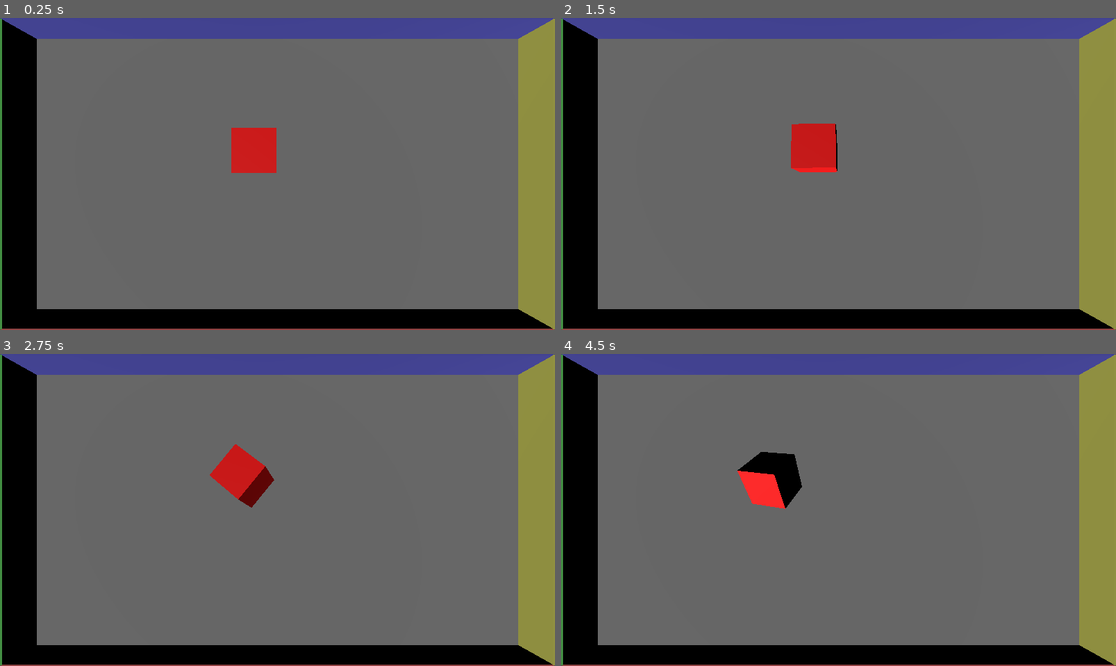
Above: before the commit, frames 1-4 (two rows, left to right).
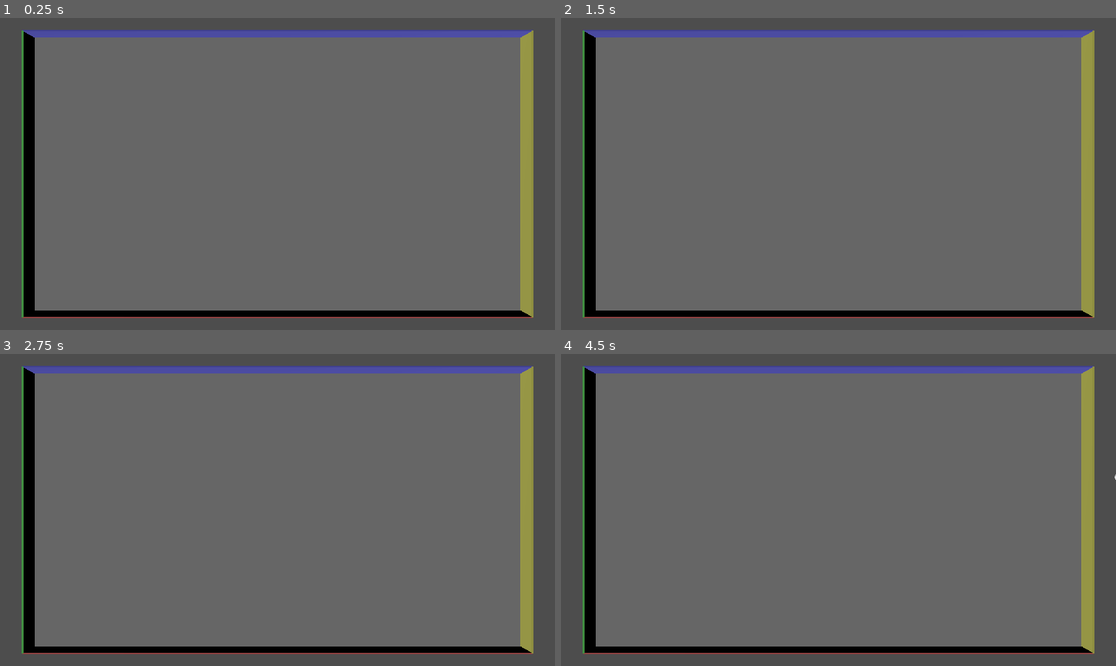
Above: after the commit, the same moments.

Repository: Beezui/trae_godot_dice
Game: Godot game, scene res://scenes/dice_demo_simple_final.tscn
The game is run twice, just before and just after one commit, with the same random seed, the same clock (stepped at 60 frames per second) and the same inputs.
Inputs:
- Up to frame 1 (0.25 s): no input
- Up to frame 2 (1.5 s): tap Enter (ui_accept) at 0.5, 1.35 s; hold Enter (ui_accept) 0.53-1.28 s; tap R at 0.6 s
- Up to frame 3 (2.75 s): tap Enter (ui_accept) at 1.52, 1.82 s; tap R at 1.55, 2.1 s; hold Enter (ui_accept) from 2.03 s (still down)
- Up to frame 4 (4.5 s): release Enter (ui_accept) at 2.78 s; tap Space at 2.85 s; tap Enter (ui_accept) at 3.02, 3.32, 4.35 s; tap R at 3.05, 3.6 s; hold Enter (ui_accept) 3.53-4.28 s

The runs differ from the first frame. In frame 1, 18% of the frame differs, in the area x 0-100%, y 0-100%; in frame 2, 18%; in frame 3, 18%; in frame 4, 18%.

Commit message:
同步当前代码更改

Diff:
--- a/scenes/dice_6.gd
+++ b/scenes/dice_6.gd
@@ -56,27 +56,111 @@
 	result_control_timer.timeout.connect(_on_result_control_timeout)
 	add_child(result_control_timer)
 
-	# 创建网格
+	# 初始化骰子模型
+	init_dice_model()
+
+	print("Dice initialization complete")
+
+	# 连接碰撞信号
+	body_entered.connect(_on_body_entered)
+	body_exited.connect(_on_body_exited)
+
+func init_dice_model():
+	# 检查网格实例是否存在
 	var mesh_instance = $MeshInstance3D
 	if mesh_instance:
 		print("MeshInstance3D found: ", mesh_instance.name)
-		# 直接使用默认立方体，确保骰子可见
-		var cube_mesh = BoxMesh.new()
-		cube_mesh.size = Vector3(1, 1, 1)
-		mesh_instance.mesh = cube_mesh
-		print("Default cube mesh created")
-
-		# 创建材质
-		var material = StandardMaterial3D.new()
-		material.albedo_color = Color(1, 0, 0, 1)  # 使用红色，确保可见
-		material.roughness = 0.8
-		mesh_instance.material_override = material
-		print("Material assigned to cube")
-	print("Dice initialization complete")
-
-	# 连接碰撞信号
-	body_entered.connect(_on_body_entered)
-	body_exited.connect(_on_body_exited)
+
+		# 检查是否有有效的mesh
+		if mesh_instance.mesh:
+			print("Using imported dice model")
+			# 缩放模型以适应场景
+			mesh_instance.scale = Vector3(1, 1, 1)
+		else:
+			print("No mesh found, trying to load model")
+			# 尝试加载模型
+			load_dice_model(mesh_instance)
+	else:
+		print("MeshInstance3D not found, creating fallback")
+		# 创建备用网格实例
+		create_fallback_mesh()
+
+func load_dice_model(mesh_instance):
+	# 尝试加载GLTF模型
+	var model_path = "res://models/dice_smooth.gltf"
+	var model_resource = load(model_path)
+
+	if model_resource:
+		print("Model resource loaded: ", model_path)
+		# 实例化模型
+		var model_instance = model_resource.instantiate()
+
+		if model_instance:
+			print("Model instantiated successfully")
+			# 直接检查模型实例是否有mesh属性（因为GLTF根节点就是MeshInstance3D）
+			if model_instance.has_method("get_mesh") and model_instance.mesh:
+				mesh_instance.mesh = model_instance.mesh
+				# 缩放模型以适应场景
+				mesh_instance.scale = Vector3(1, 1, 1)
+				print("Model mesh assigned from root node")
+			else:
+				# 如果根节点没有mesh，尝试遍历所有子节点
+				var children = model_instance.get_children()
+				var mesh_found = false
+
+				for child in children:
+					if child.has_method("get_mesh") and child.mesh:
+						mesh_instance.mesh = child.mesh
+						mesh_instance.scale = Vector3(1, 1, 1)
+						mesh_found = true
+						print("Model mesh assigned from child node")
+						break
+					# 递归检查子节点
+					var grand_children = child.get_children()
+					for grand_child in grand_children:
+						if grand_child.has_method("get_mesh") and grand_child.mesh:
+							mesh_instance.mesh = grand_child.mesh
+							mesh_instance.scale = Vector3(1, 1, 1)
+							mesh_found = true
+							print("Model mesh assigned from grandchild node")
+							break
+						if mesh_found:
+							break
+					if mesh_found:
+						break
+
+				if not mesh_found:
+					print("No mesh found in model, creating fallback")
+					create_fallback_mesh()
+			# 清理临时实例
+			model_instance.queue_free()
+		else:
+			print("Failed to instantiate model, creating fallback")
+			create_fallback_mesh()
+	else:
+		print("Failed to load model resource, creating fallback")
+		create_fallback_mesh()
+
+func create_fallback_mesh():
+	# 创建备用立方体网格
+	var mesh_instance = $MeshInstance3D
+	if not mesh_instance:
+		mesh_instance = MeshInstance3D.new()
+		mesh_instance.name = "MeshInstance3D"
+		add_child(mesh_instance)
+
+	# 创建默认立方体
+	var cube_mesh = BoxMesh.new()
+	cube_mesh.size = Vector3(1, 1, 1)
+	mesh_instance.mesh = cube_mesh
+
+	# 创建材质
+	var material = StandardMaterial3D.new()
+	material.albedo_color = Color(1, 1, 1, 1)  # 使用白色，确保可见
+	material.roughness = 0.8
+	mesh_instance.material_override = material
+
+	print("Fallback cube mesh created")
 
 func roll(force: Vector3):
 	# 恢复重力影响
@@ -216,7 +300,7 @@
 		elif body is StaticBody3D:
 			print("Collided with scene object: ", body.name)
 
-func _on_body_exited(body):
+func _on_body_exited(_body):
 	if is_rolling:
 		collision_count = max(0, collision_count - 1)
 
--- a/scenes/dice_6.tscn
+++ b/scenes/dice_6.tscn
@@ -1,6 +1,7 @@
 [gd_scene format=3 uid="uid://c2x0x5e4k0q9g"]
 
 [ext_resource type="Script" path="res://scenes/dice_6.gd" id="1_1022k"]
+[ext_resource type="Mesh" path="res://models/dice_smooth.gltf" id="2_3k4j5"]
 
 [node name="Dice6" type="RigidBody3D"]
 script = ExtResource("1_1022k")
@@ -11,10 +12,8 @@
 [node name="CollisionShape3D" type="CollisionShape3D" parent="."]
 
 [node name="MeshInstance3D" type="MeshInstance3D" parent="."]
-
-[node name="BoxMesh" type="BoxMesh" parent="MeshInstance3D"]
-size = Vector3(1, 1, 1)
+mesh = ExtResource("2_3k4j5")
 
 [node name="StandardMaterial3D" type="StandardMaterial3D" parent="MeshInstance3D"]
-albedo_color = Color(1, 0, 0, 1)
+albedo_color = Color(1, 1, 1, 1)
 roughness = 0.8
--- a/scenes/dice_demo_script.gd
+++ b/scenes/dice_demo_script.gd
@@ -16,25 +16,29 @@
 var base_height = 9.0   # 基础高度（屏幕左侧墙体长度）
 
 func _ready():
-	# 确保相机正确指向原点
+	# 调整摄像机位置和FOV，使其拉远并更接近2D效果
 	if camera:
+		# 设置摄像机位置，进一步拉远以看到墙体
+		camera.position = Vector3(0, 30, 0)  # 进一步拉远摄像机
+		# 保持当前FOV设置
+		camera.fov = 30.0  # 保持当前FOV值
+		# 确保相机正确指向原点
 		camera.look_at_from_position(camera.position, Vector3(0, 0, 0), Vector3(0, 1, 0))
 
 	# 确保光照正确指向原点
 	if light:
 		light.look_at_from_position(light.position, Vector3(0, 0, 0), Vector3(0, 1, 0))
 
-	# 获取窗口比例并调整沙盘尺寸
+	# 获取窗口比例并调整沙盘尺寸，保持16:9比例
 	var window_size = DisplayServer.window_get_size()
 	var window_ratio = float(window_size.x) / float(window_size.y)
 	print("窗口尺寸: %s, 比例: %.2f" % [window_size, window_ratio])
 
-	# 根据窗口比例调整尺寸
-	# 确保蓝色墙体（屏幕上方）长度：绿色墙体（屏幕左侧）长度 = 屏幕宽：屏幕高
+	# 计算基础尺寸，保持16:9比例
+	var base_ratio = 16.0 / 9.0
 	var sandbox_width = base_width  # 对应绿色墙体长度（屏幕左侧）
-	var sandbox_height = base_width * window_ratio  # 对应蓝色墙体长度（屏幕上方）
-	print("调整后沙盘尺寸 - 宽度: %.2f, 高度: %.2f" % [sandbox_width, sandbox_height])
-	print("蓝色墙体长度: %.2f, 绿色墙体长度: %.2f, 比例: %.2f" % [sandbox_height, sandbox_width, sandbox_height / sandbox_width])
+	var sandbox_height = sandbox_width * base_ratio  # 对应蓝色墙体长度（屏幕上方），保持16:9比例
+	print("调整后沙盘尺寸 - 宽度: %.2f, 高度: %.2f, 比例: %.2f" % [sandbox_width, sandbox_height, sandbox_height / sandbox_width])
 
 	# 创建沙盘碰撞形状和网格
 	if sandbox:
@@ -144,7 +148,8 @@
 
 		# 调整骰子初始位置（保持在沙盒内）
 		if dice:
-			dice.position = Vector3(0, 3, 0)  # 屏幕中央位置
+			# 设置初始位置（水平中间，靠近下方墙体）
+			dice.position = Vector3(0, 3, -sandbox_height/2 + 0.5)  # 水平中间，靠近下方墙体（南墙）
 
 	# 设置物理世界
 	# 暂时注释掉，使用默认重力
@@ -164,14 +169,14 @@
 	start_timer.start()
 
 func start_demo():
-	# 设置骰子初始状态：在屏幕中央
+	# 设置骰子初始状态：靠近下方墙体，水平方向屏幕中间
 	if dice:
-		# 获取窗口比例并计算沙盘高度
-		var window_size = DisplayServer.window_get_size()
-		var window_ratio = float(window_size.x) / float(window_size.y)
-		var sandbox_height = base_width * window_ratio  # 对应蓝色墙体长度
-		# 设置初始位置（屏幕中央）
-		dice.position = Vector3(0, 3, 0)  # 屏幕中央位置
+		# 计算16:9比例的沙盘高度
+		var base_ratio = 16.0 / 9.0
+		var sandbox_width = base_width  # 对应绿色墙体长度（屏幕左侧）
+		var sandbox_height = base_width * base_ratio  # 对应蓝色墙体长度，保持16:9比例
+		# 设置初始位置（水平中间，靠近下方墙体）
+		dice.position = Vector3(0, 3, -sandbox_height/2 + 0.5)  # 水平中间，靠近下方墙体（南墙）
 		dice.rotation = Vector3()
 
 	# 取消自动投掷计时器
@@ -193,20 +198,20 @@
 		print("Dice node type:", dice.get_class())
 		return
 
-	# 获取窗口比例并计算沙盘高度
-	var window_size = DisplayServer.window_get_size()
-	var window_ratio = float(window_size.x) / float(window_size.y)
-	var sandbox_height = base_width * window_ratio  # 对应蓝色墙体长度
+	# 计算16:9比例的沙盘高度
+	var base_ratio = 16.0 / 9.0
+	var sandbox_width = base_width  # 对应绿色墙体长度（屏幕左侧）
+	var sandbox_height = base_width * base_ratio  # 对应蓝色墙体长度，保持16:9比例
 
 	# 重置骰子位置（离地面5个骰子高度）
-	dice.position = Vector3(0, 5, -sandbox_height/2 + 0.5)  # x轴中间，z轴靠近屏幕下方的黄墙（东墙）
+	dice.position = Vector3(0, 5, -sandbox_height/2 + 0.5)  # 水平中间，靠近下方墙体（南墙）
 	dice.rotation = Vector3()
 
-	# 生成随机投掷力，朝向屏幕上方的绿墙（西墙）
+	# 生成随机投掷力，朝向屏幕上方的北墙
 	var force = Vector3(
 		randf_range(-2, 2),  # 较小的X方向随机力
 		randf_range(5, 7.5),  # 向上的力
-		randf_range(5, 10)     # 朝向屏幕上方的力（Z正方向）
+		randf_range(-10, -5)     # 朝向屏幕上方的力（X负方向，北墙方向）
 	)
 
 	# 投掷骰子
@@ -223,13 +228,13 @@
 		print("Error: Dice node does not have roll method")
 		return
 
-	# 获取窗口比例并计算沙盘高度
-	var window_size = DisplayServer.window_get_size()
-	var window_ratio = float(window_size.x) / float(window_size.y)
-	var sandbox_height = base_width * window_ratio  # 对应蓝色墙体长度
+	# 计算16:9比例的沙盘高度
+	var base_ratio = 16.0 / 9.0
+	var sandbox_width = base_width  # 对应绿色墙体长度（屏幕左侧）
+	var sandbox_height = base_width * base_ratio  # 对应蓝色墙体长度，保持16:9比例
 
 	# 重置骰子位置（离地面5个骰子高度）
-	dice.position = Vector3(0, 5, -sandbox_height/2 + 0.5)  # x轴中间，z轴靠近屏幕下方的黄墙（东墙）
+	dice.position = Vector3(0, 5, -sandbox_height/2 + 0.5)  # 水平中间，靠近下方墙体（南墙）
 	dice.rotation = Vector3()
 
 	# 根据蓄力时间计算投掷力度
@@ -239,9 +244,9 @@
 	# 生成朝向屏幕上方的力，角度在-45到45度之间
 	var angle = deg_to_rad(randf_range(-45, 45))
 	var force = Vector3(
-		sin(angle),  # X方向随角度变化
+		-1.0,  # 朝向屏幕上方的X负方向（北墙方向）
 		0.5,  # 固定的向上力
-		1.0   # 朝向屏幕上方的Z正方向
+		sin(angle)   # Z方向随角度变化
 	).normalized() * force_magnitude
 
 	# 投掷骰子
@@ -302,12 +307,12 @@
 func reset_dice():
 	# 重置骰子到初始状态
 	if dice:
-		# 获取窗口比例并计算沙盘高度
-		var window_size = DisplayServer.window_get_size()
-		var window_ratio = float(window_size.x) / float(window_size.y)
-		var sandbox_height = base_width * window_ratio  # 对应蓝色墙体长度
-		# 设置初始位置（屏幕中央）
-		dice.position = Vector3(0, 3, 0)  # 屏幕中央位置
+		# 计算16:9比例的沙盘高度
+		var base_ratio = 16.0 / 9.0
+		var sandbox_width = base_width  # 对应绿色墙体长度（屏幕左侧）
+		var sandbox_height = base_width * base_ratio  # 对应蓝色墙体长度，保持16:9比例
+		# 设置初始位置（水平中间，靠近下方墙体）
+		dice.position = Vector3(0, 3, -sandbox_height/2 + 0.5)  # 水平中间，靠近下方墙体（南墙）
 		dice.rotation = Vector3()
 		# 确保骰子静止
 		dice.linear_velocity = Vector3.ZERO
Not shown, removed: .trae/rules/scencerules.md
Not shown, changed: docs/sandbox_template.md
Not shown, changed: docs/开发文档/骰子系统.md
